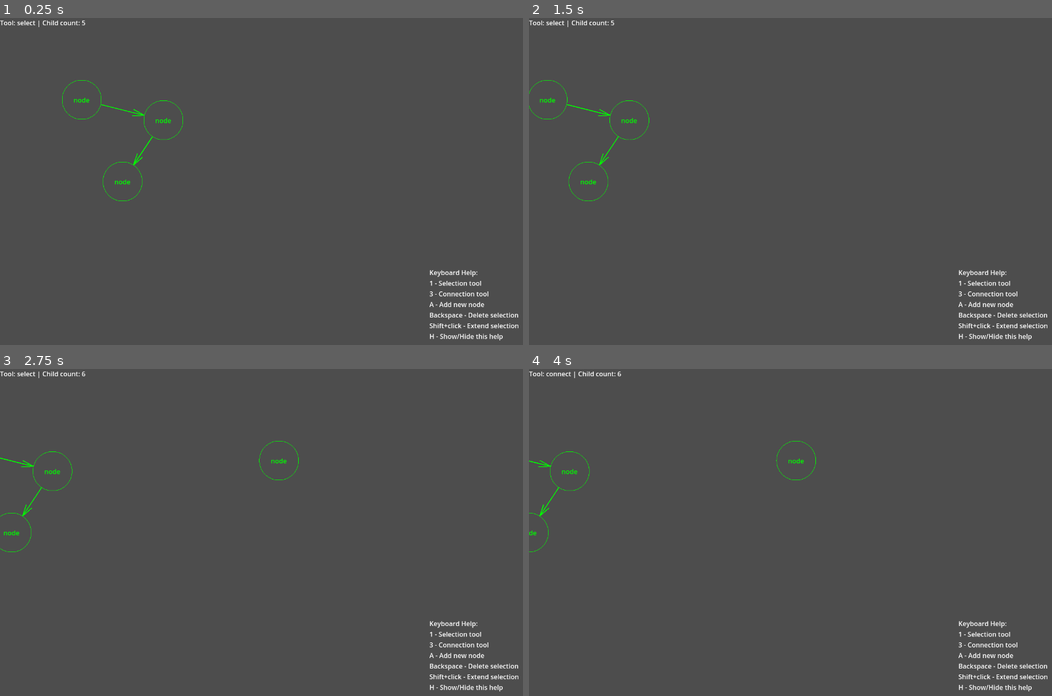
Above: before the commit, frames 1-4 (two rows, left to right).
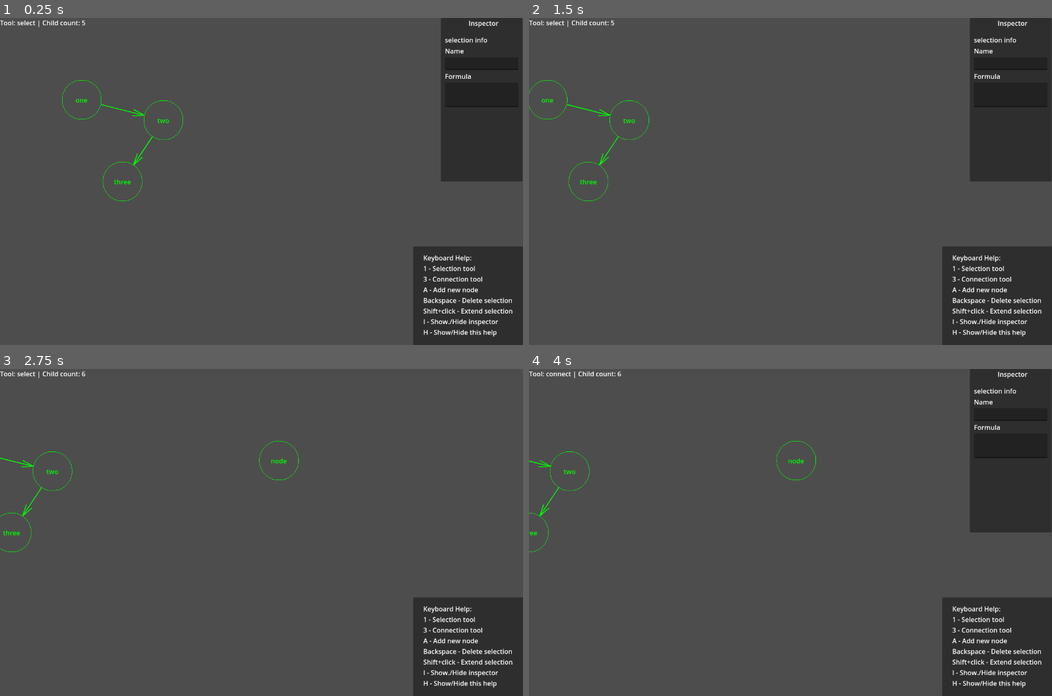
Above: after the commit, the same moments.

Repository: radomirbosak/poietic-playground
Game: Godot game, scene res://main.tscn
Two runs of this game, one before a commit and one after it. Both use one fixed random seed, a clock stepped at 60 frames per second and the inputs below.
Inputs (mouse positions are in pixels of both pictures, inside the frame that each line leads up to):
- Up to frame 1 (0.25 s): no input
- Up to frame 2 (1.5 s): tap Enter at 0.5 s; move the mouse to (905, 165) at 0.52 s; hold Right (pan-right) 0.53-1.25 s; hold A (add-node) 0.53-1.25 s; click (905, 165) at 0.67 s; tap Backspace (delete) at 0.8 s; drag from (685, 197) to (764, 246) at 1.27 s
- Up to frame 3 (2.75 s): tap Space at 2 s; move the mouse to (313, 460) at 2.02 s; hold Right (pan-right) from 2.03 s (still down); hold I (inspector-toggle, bound only after the commit) from 2.03 s (still down); click (313, 460) at 2.17 s; tap A (add-node) at 2.3 s
- Up to frame 4 (4 s): release Right (pan-right) at 2.75 s; release I (inspector-toggle, bound only after the commit) at 2.75 s; drag from (764, 597) to (633, 483) at 2.77 s; tap Enter at 3.5 s; move the mouse to (947, 581) at 3.52 s; hold Left (pan-left) from 3.53 s (still down); hold 3 (connect-tool) from 3.53 s (still down); click (947, 581) at 3.67 s; tap I (inspector-toggle, bound only after the commit) at 3.8 s

The runs differ from the first frame. In frame 1, 14% of the frame differs, in the area x 14-100%, y 0-100%; in frame 2, 14%, in the area x 2-100%, y 0-100%; in frame 3, 6.1%; in frame 4, 14%.

Commit message:
Sketch of inspector editing
- Emit signal on selection chages
- Added inspector panel editing fields
- Fake node name label
- Change node label using inspector

Diff:
--- a/diagram/diagram_canvas.gd
+++ b/diagram/diagram_canvas.gd
@@ -1,4 +1,6 @@
 class_name DiagramCanvas extends Node2D
+
+signal selection_changed(selection: Array[DiagramNode])
 
 # Diagram Content
 var connections: Array[DiagramConnection] = []
@@ -14,7 +16,7 @@
 var deceleration = 600     # Deceleration rate
 var velocity = Vector2.ZERO  # Current velocity of the camera
 
-func _input(event):
+func _unhandled_input(event):
 	var tool = Global.current_tool
 	if tool != null:
 		tool.canvas = self
@@ -55,16 +57,6 @@
 
 	return null
 
-func clear_selection():
-	for node in selection:
-		node.set_selected(false)
-	selection.clear()
-
-func move_selection(delta: Vector2):
-	for node in selection:
-		var new_position = node.position + delta
-		move_diagram_node(node, new_position)
-
 func get_connections(node: DiagramNode) -> Array[DiagramConnection]:
 	var children: Array[DiagramConnection] = []
 	for conn in connections:
@@ -80,11 +72,12 @@
 
 var counter: int = 0
 
-func add_node(new_position: Vector2) -> DiagramNode:
+func create_node(new_position: Vector2, label: String) -> DiagramNode:
 	var node: DiagramNode = DiagramNode.new()
 	counter += 1
 	node.name = "diagram_node" + str(counter)
 	node.set_position(new_position)
+	node.label = label
 	add_child(node)
 	nodes.append(node)
 	return node
@@ -100,6 +93,56 @@
 	conn.set_connection(origin, target)
 	connections.append(conn)
 
+# Selection
+# ----------------------------------------------------------------
+
+func clear_selection():
+	if selection.is_empty():
+		return
+
+	for node in selection:
+		node.set_selected(false)
+	selection.clear()
+	selection_changed.emit(selection)
+
+func selection_append(object: DiagramNode):
+	object.set_selected(true)
+	selection.append(object)
+	selection_changed.emit(selection)
+
+func selection_set(objects: Array[DiagramNode]):
+	for node in selection:
+		node.set_selected(false)
+	for node in objects:
+		node.set_selected(true)
+
+	selection.clear()
+	selection += objects
+
+	selection_changed.emit(selection)
+
+func selection_remove(object: DiagramNode):
+	var index = selection.find(object)
+	if index != -1:
+		object.set_selected(false)
+		selection.remove_at(index)
+		selection_changed.emit(selection)
+
+func selection_append_or_remove(object: DiagramNode):
+	var index = selection.find(object)
+	if index == -1:
+		object.set_selected(true)
+		selection.append(object)
+	else:
+		object.set_selected(false)
+		selection.remove_at(index)
+	selection_changed.emit(selection)
+
+func move_selection(delta: Vector2):
+	for node in selection:
+		var new_position = node.position + delta
+		move_diagram_node(node, new_position)
+
 func delete_selection():
 	for node in selection:
 		var conns = get_connections(node)
@@ -114,3 +157,4 @@
 		nodes.remove_at(index)
 		node.free()
 	selection.clear()
+	selection_changed.emit(selection)
--- a/diagram/diagram_node.gd
+++ b/diagram/diagram_node.gd
@@ -4,16 +4,19 @@
 var selection_highlight: Node2D = null
 
 # var sprite: Sprite2D
-var label: Label # = $Label
+var label_text: Label # = $Label
 var shape: Shape2D
+
+var label: String = "(node)":
+	get:
+		return label
+	set(value):
+		label = value
+		update_children()
+
 
 # Called when the node enters the scene tree for the first time.
 func _ready():
-	label = Label.new()
-	self.add_child(label)
-	self.label.text = "node"
-	label.add_theme_color_override("font_color", Color.GREEN)
-
 	shape = CircleShape2D.new()
 	shape.radius = 48
 	update_children()
@@ -22,8 +25,18 @@
 	return shape.radius
 
 func update_children():
-	var size = label.get_minimum_size()
-	label.position = -size * 0.5
+	if label_text == null:
+		label_text = Label.new()
+		self.add_child(label_text)
+		label_text.add_theme_color_override("font_color", Color.GREEN)
+
+	if label == null:
+		label_text.text = ""
+	else:
+		label_text.text = label
+		label_text.queue_redraw()
+	var size = label_text.get_minimum_size()
+	label_text.position = -size * 0.5
 
 func _draw():
 	draw_circle(Vector2(0, 0), shape.radius, Color.GREEN, false)
--- a/help.gd
+++ /dev/null
@@ -1,17 +0,0 @@
-extends Label
-
-
-func _ready():
-	get_tree().root.connect("size_changed", Callable(self, "_on_window_resized"))
-	# get_viewport().connect("size_changed", self, "_on_window_resized")
-	adjust_position()
-
-func adjust_position():
-	print("Adjust")
-	var window_size: Vector2 = get_viewport().size
-	var label_size: Vector2 = get_size()
-
-	position = window_size - label_size - Vector2(10, 10)
-
-func _on_window_resized():
-	adjust_position()
--- /dev/null
+++ b/inspector/inspector_panel.gd
@@ -0,0 +1,38 @@
+class_name InspectorPanel extends Panel
+## Panel for inspecting diagram elements.
+##
+
+var canvas: DiagramCanvas
+var selection: Array[DiagramNode]
+
+func _on_diagram_canvas_selection_changed(new_selection):
+	self.selection = new_selection
+
+	print("Selection changed: ", len(selection), " nodes selected")
+	var values = get_property_values(selection, "name")
+
+	if len(values) == 0:
+		$MarginContainer/VBoxContainer/NameField.text = ""
+	elif len(values) == 1:
+		$MarginContainer/VBoxContainer/NameField.text = str(values[0])
+	else:
+		$MarginContainer/VBoxContainer/NameField.text = "(multiple)"
+
+	pass # Replace with function body.
+
+func get_property_values(selection: Array[DiagramNode], property: String) -> Array[Variant]:
+	if property != "name":
+		push_error("Only name property can be fetched in this prototype")
+		return []
+	var values: Array[Variant] = []
+
+	for object in selection:
+		if values.find(object.label) == -1:
+			values.append(object.label)
+
+	return values
+
+func _on_name_field_text_submitted(new_text):
+	for object in selection:
+		object.label = new_text
+	# TODO: Call controller
--- /dev/null
+++ b/inspector/inspector_panel.tscn
@@ -0,0 +1,57 @@
+[gd_scene load_steps=2 format=3 uid="uid://dgupp2doqjm1a"]
+
+[ext_resource type="Script" path="res://inspector/inspector_panel.gd" id="1_ye7ip"]
+
+[node name="InspectorPanel" type="Panel"]
+anchors_preset = 1
+anchor_left = 1.0
+anchor_right = 1.0
+offset_left = -1280.0
+offset_right = -1080.0
+offset_bottom = 400.0
+grow_horizontal = 0
+size_flags_horizontal = 10
+size_flags_vertical = 2
+script = ExtResource("1_ye7ip")
+
+[node name="InspectorTitle" type="Label" parent="."]
+layout_mode = 0
+offset_top = 1.0
+offset_right = 210.0
+offset_bottom = 24.0
+text = "Inspector"
+horizontal_alignment = 1
+
+[node name="MarginContainer" type="MarginContainer" parent="."]
+layout_mode = 0
+offset_top = 32.0
+offset_right = 200.0
+offset_bottom = 400.0
+theme_override_constants/margin_left = 10
+theme_override_constants/margin_top = 10
+theme_override_constants/margin_right = 10
+theme_override_constants/margin_bottom = 10
+
+[node name="VBoxContainer" type="VBoxContainer" parent="MarginContainer"]
+layout_mode = 2
+
+[node name="SelectionInfoLabel" type="Label" parent="MarginContainer/VBoxContainer"]
+layout_mode = 2
+text = "selection info"
+
+[node name="NameFieldLabel" type="Label" parent="MarginContainer/VBoxContainer"]
+layout_mode = 2
+text = "Name"
+
+[node name="NameField" type="LineEdit" parent="MarginContainer/VBoxContainer"]
+layout_mode = 2
+
+[node name="FormulaFieldLabel" type="Label" parent="MarginContainer/VBoxContainer"]
+layout_mode = 2
+text = "Formula"
+
+[node name="FormulaText" type="TextEdit" parent="MarginContainer/VBoxContainer"]
+custom_minimum_size = Vector2(0, 60)
+layout_mode = 2
+
+[connection signal="text_submitted" from="MarginContainer/VBoxContainer/NameField" to="." method="_on_name_field_text_submitted"]
--- a/main.gd
+++ b/main.gd
@@ -3,11 +3,7 @@
 # Called when the node enters the scene tree for the first time.
 func _ready():
 	get_viewport().connect("size_changed", Callable(self, "_on_window_resized"))
-	var a = $DiagramCanvas.add_node(Vector2(200, 200))
-	var b = $DiagramCanvas.add_node(Vector2(400, 250))
-	var c = $DiagramCanvas.add_node(Vector2(300, 400))
-	$DiagramCanvas.add_connection(a, b)
-	$DiagramCanvas.add_connection(b, c)
+	create_demo()
 	update_status_text()
 
 	var config = ConfigFile.new()
@@ -18,23 +14,33 @@
 			config.get_value("window", "height", 720)
 			)
 		if config.get_value("help", "visible", true):
-			$Help.show()
+			$Gui/HelpPanel.show()
 		else:
-			$Help.hide()
+			$Gui/HelpPanel.hide()
 		DisplayServer.window_set_size(window_size)
 
+	%InspectorPanel.canvas = $DiagramCanvas
 
-func _input(event):
+func create_demo():
+	var a = $DiagramCanvas.create_node(Vector2(200, 200), "one")
+	var b = $DiagramCanvas.create_node(Vector2(400, 250), "two")
+	var c = $DiagramCanvas.create_node(Vector2(300, 400), "three")
+	$DiagramCanvas.add_connection(a, b)
+	$DiagramCanvas.add_connection(b, c)
+
+func _unhandled_input(event):
 	if event.is_action_pressed("selection-tool"):
 		Global.current_tool = Global.selection_tool
 	elif event.is_action_pressed("connect-tool"):
 		Global.current_tool = Global.connect_tool
 	elif event.is_action_pressed("help-toggle"):
 		toggle_help()
+	elif event.is_action_pressed("inspector-toggle"):
+		toggle_inspector()
 	elif event.is_action_pressed("add-node"):
 		var mouse_position = get_viewport().get_mouse_position()
 		var new_postion = $DiagramCanvas.to_local(mouse_position)
-		$DiagramCanvas.add_node(new_postion)
+		$DiagramCanvas.create_node(new_postion, "node")
 
 	elif event.is_action_pressed("delete"):
 		$DiagramCanvas.delete_selection()
@@ -51,7 +57,7 @@
 		text += "(none)"
 
 	text += " | Child count: " + str($DiagramCanvas.get_child_count())
-	$StatusText.text = text
+	$Gui/StatusText.text = text
 
 func _on_window_resized():
 	var window_size = DisplayServer.window_get_size()
@@ -62,14 +68,20 @@
 	config.save("user://settings.cfg")
 
 func toggle_help():
-	if $Help.visible:
+	if $Gui/HelpPanel.visible:
 		print("Hide")
-		$Help.hide()
+		$Gui/HelpPanel.hide()
 	else:
 		print("Show")
-		$Help.show()
+		$Gui/HelpPanel.show()
 
 	var config = ConfigFile.new()
 	var load_result = config.load("user://settings.cfg")
-	config.set_value("help", "visible", $Help.visible)
+	config.set_value("help", "visible", $Gui/HelpPanel.visible)
 	config.save("user://settings.cfg")
+
+func toggle_inspector():
+	if $Gui/InspectorPanel.visible:
+		$Gui/InspectorPanel.hide()
+	else:
+		$Gui/InspectorPanel.show()
--- a/main.tscn
+++ b/main.tscn
@@ -2,7 +2,7 @@
 
 [ext_resource type="Script" path="res://main.gd" id="1_2q6io"]
 [ext_resource type="Script" path="res://diagram/diagram_canvas.gd" id="2_lulh0"]
-[ext_resource type="Script" path="res://help.gd" id="3_jalvu"]
+[ext_resource type="PackedScene" uid="uid://dgupp2doqjm1a" path="res://inspector/inspector_panel.tscn" id="4_uq7uj"]
 
 [node name="Main" type="Node2D"]
 script = ExtResource("1_2q6io")
@@ -10,19 +10,51 @@
 [node name="DiagramCanvas" type="Node2D" parent="."]
 script = ExtResource("2_lulh0")
 
-[node name="StatusText" type="Label" parent="."]
+[node name="Gui" type="Node" parent="."]
+
+[node name="StatusText" type="Label" parent="Gui"]
 offset_right = 40.0
 offset_bottom = 23.0
 text = "Text"
 
-[node name="Help" type="Label" parent="."]
-offset_right = 40.0
-offset_bottom = 23.0
+[node name="InspectorPanel" parent="Gui" instance=ExtResource("4_uq7uj")]
+unique_name_in_owner = true
+offset_left = -201.0
+offset_right = -1.0
+
+[node name="HelpPanel" type="Panel" parent="Gui"]
+anchors_preset = 3
+anchor_left = 1.0
+anchor_top = 1.0
+anchor_right = 1.0
+anchor_bottom = 1.0
+offset_left = -269.0
+offset_top = -241.0
+offset_right = 2.0
+grow_horizontal = 0
+grow_vertical = 0
+
+[node name="HelpText" type="Label" parent="Gui/HelpPanel"]
+layout_mode = 1
+anchors_preset = 3
+anchor_left = 1.0
+anchor_top = 1.0
+anchor_right = 1.0
+anchor_bottom = 1.0
+offset_left = -246.0
+offset_top = -225.0
+offset_right = -15.0
+offset_bottom = -13.0
+grow_horizontal = 0
+grow_vertical = 0
 text = "Keyboard Help:
 1 - Selection tool
 3 - Connection tool
 A - Add new node
 Backspace - Delete selection
 Shift+click - Extend selection
-H - Show/Hide this help"
-script = ExtResource("3_jalvu")
+I - Show./Hide inspector
+H - Show/Hide this help
+"
+
+[connection signal="selection_changed" from="DiagramCanvas" to="Gui/InspectorPanel" method="_on_diagram_canvas_selection_changed"]
--- a/project.godot
+++ b/project.godot
@@ -83,6 +83,11 @@
 , Object(InputEventKey,"resource_local_to_scene":false,"resource_name":"","device":-1,"window_id":0,"alt_pressed":false …(183 unchanged characters)…
 ]
 }
+inspector-toggle={
+"deadzone": 0.5,
+"events": [Object(InputEventKey,"resource_local_to_scene":false,"resource_name":"","device":-1,"window_id":0,"alt_pressed":false,"shift_pressed":false,"ctrl_pressed":false,"meta_pressed":false,"pressed":false,"keycode":0,"physical_keycode":73,"key_label":0,"unicode":105,"location":0,"echo":false,"script":null)
+]
+}
 
 [physics]
 
--- a/tool/selection_tool.gd
+++ b/tool/selection_tool.gd
@@ -14,25 +14,12 @@
 	var candidate = canvas.object_at_position(pointer_position)
 	if candidate:
 		if event.shift_pressed:
-			var index = canvas.selection.find(candidate)
-			if index == -1:
-				candidate.set_selected(true)
-				canvas.selection.append(candidate)
-			else:
-				candidate.set_selected(false)
-				canvas.selection.remove_at(index)
+			canvas.selection_append_or_remove(candidate)
 		else:
 			if canvas.selection.is_empty():
-				candidate.set_selected(true)
-				canvas.selection = [candidate]
-			else:
-				var index = canvas.selection.find(candidate)
-				if index == -1:
-					canvas.clear_selection()
-					candidate.set_selected(true)
-					canvas.selection = [candidate]
-				else:
-					pass
+				canvas.selection_set([candidate])
+			elif canvas.selection.find(candidate) == -1:
+				canvas.selection_set([candidate])
 
 		last_pointer_position = pointer_position
 		state = SelectToolState.HIT
